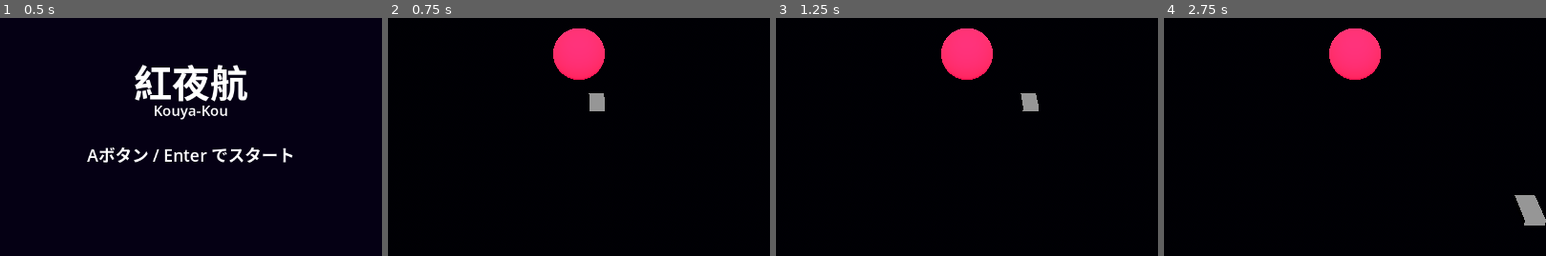
Above: before the commit, frames 1-4 (left to right).
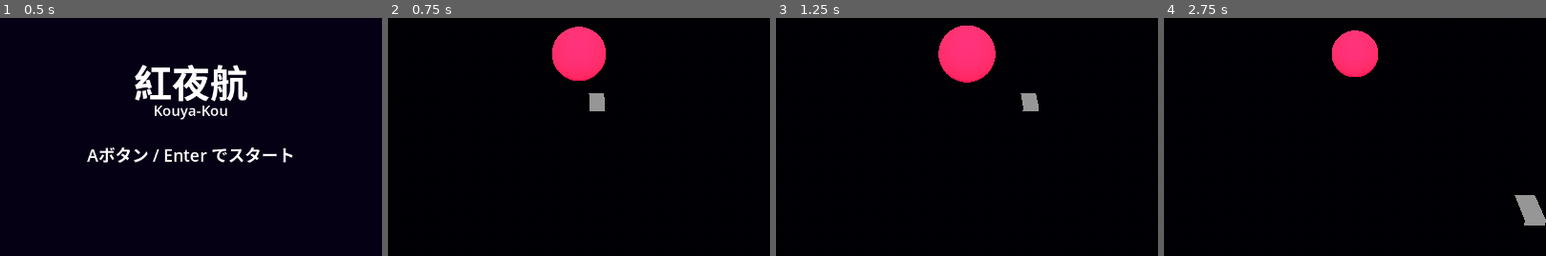
Above: after the commit, the same moments.

Repository: fillu87gyc/kyk
Game: Godot game, scene res://scenes/main.tscn
Two runs of this game, one before a commit and one after it. Both use one fixed random seed, a clock stepped at 60 frames per second and the inputs below.
Inputs:
- Up to frame 1 (0.5 s): no input
- Up to frame 2 (0.75 s): tap Enter at 0.5 s; hold D (move_right) from 0.53 s (still down); hold Shift (focus) from 0.53 s (still down)
- Up to frame 3 (1.25 s): keep holding D (move_right); keep holding Shift (focus)
- Up to frame 4 (2.75 s): release D (move_right) at 1.28 s; release Shift (focus) at 1.28 s; hold S (move_down) 1.28-2.03 s; tap Shift (focus) at 1.35 s; hold D (move_right) from 2.03 s (still down); hold Shift (focus) from 2.03 s (still down)
The pictures show only the part of the screen within x 25-75%, y 30-80%; the shares and areas given below are measured in that part.

Frame 1 is identical in both runs. In frame 2, 0.2% of the frame differs, in the area x 43-57%, y 3-27%; in frame 3, 0.5%, in the area x 42-58%, y 3-28%; in frame 4, 0.5%.

Commit message:
fix: 起動時フルスクリーン化・ボスtick修正
- project.godot: window/size/mode=3 でフルスクリーン起動に変更
  Steam Deckのゲームモード（Gamescope）ではウィンドウモードだと
  フォーカスが当たらず入力が届かないため、フルスクリーンが必須。
  window/size/resizable=false で1280x800固定解像度に揃える。

- game.gd: _presenter.tick(delta) の呼び出しを追加
  BossPresenterのtick()が呼ばれておらずボスが脈動しなかったバグを修正。

https://claude.ai/code/session_01TrcnobUL2DJbqCBpdNVaDv

Diff:
--- a/project.godot
+++ b/project.godot
@@ -13,6 +13,8 @@
 
 window/size/viewport_width=1280
 window/size/viewport_height=800
+window/size/mode=3
+window/size/resizable=false
 
 [input]
 
--- a/scripts/game.gd
+++ b/scripts/game.gd
@@ -32,10 +32,11 @@
 	_update_hud()
 	_presenter.on_state_changed("ATTACK")
 
-func _physics_process(_delta: float) -> void:
+func _physics_process(delta: float) -> void:
 	if not _running:
 		return
 	_bullet_manager.check_collisions(_player.global_position)
+	_presenter.tick(delta)
 
 func _on_bullet_hit(_pos: Vector3) -> void:
 	_player.take_hit()
